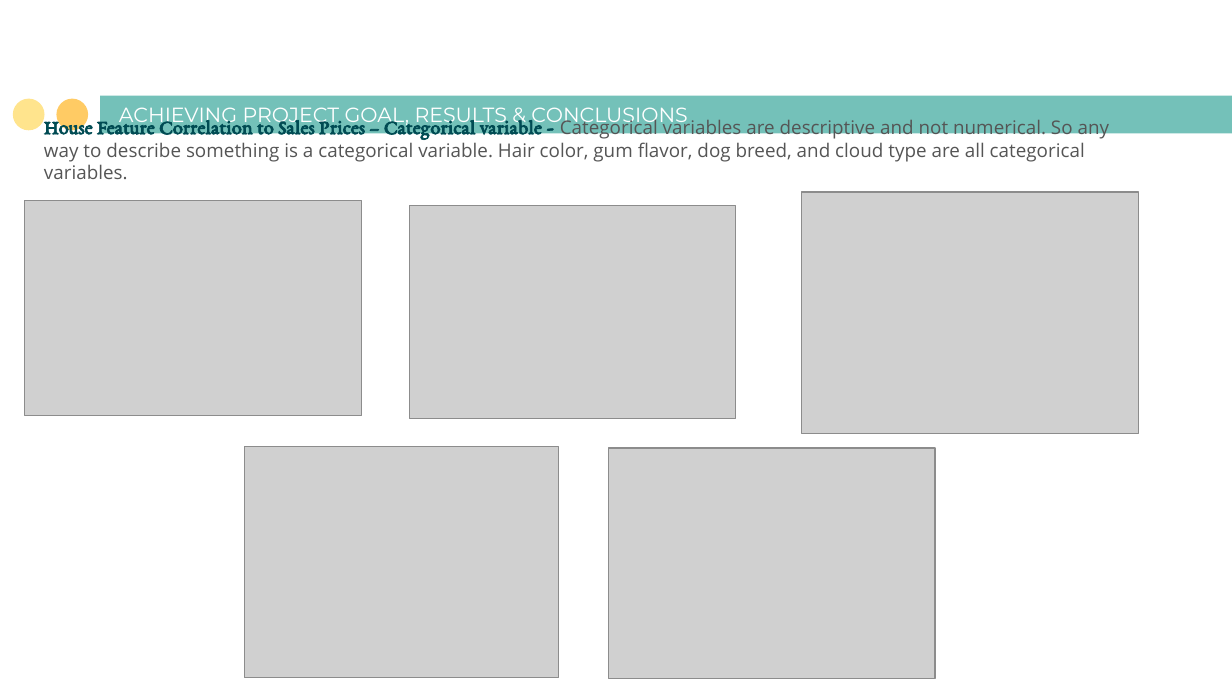
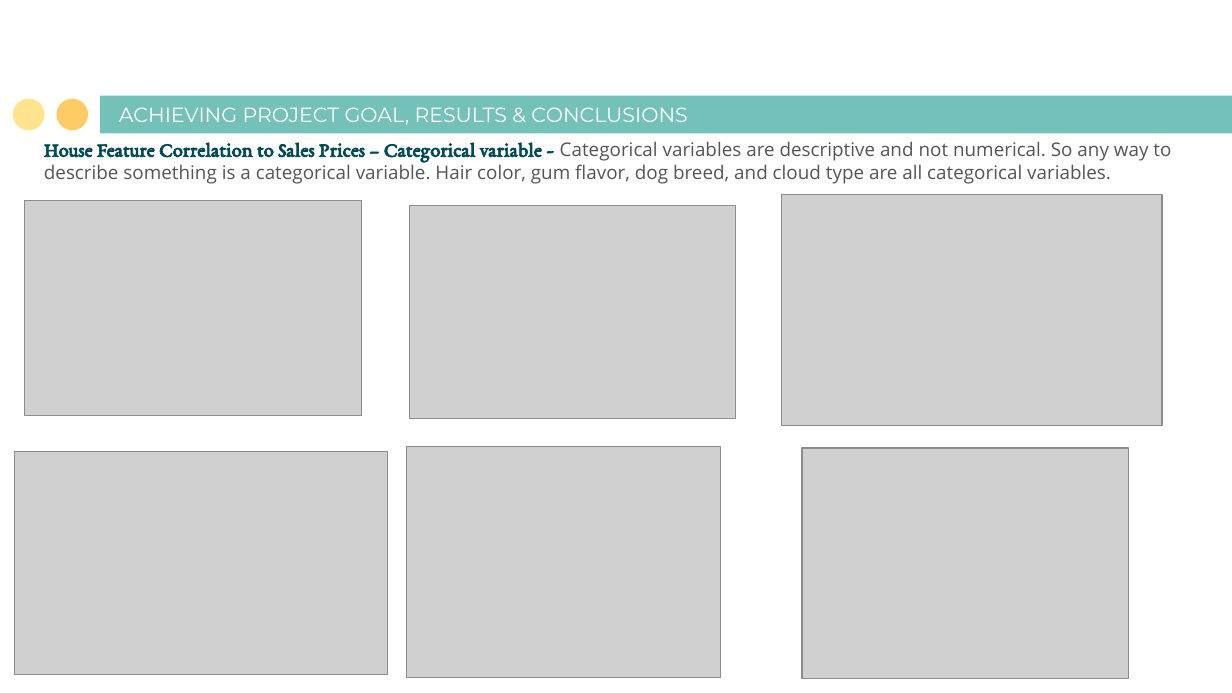
Before and after one commit to BrownTD/Final-Project, a slide deck: slide 12 of Group 2 Final Project House Price Prediction.pptx. Drawn at 1232x693 pixels with LibreOffice and Linux fonts; fonts in the diff are those of the drawing; grey boxes stand for pictures. Boxes give left, top, right and bottom in pixels: in the first picture for what was removed or moved away, otherwise in the second. Text is boxed around its words. In the diff, an @@ line names an element or a change of style, - is before the commit and + after.

```diff
--- a/Group 2 Final Project House Price Prediction.pptx
+++ b/Group 2 Final Project House Price Prediction.pptx
@@ text "House Feature Correlation to Sales ..." rewrapped from box(44, 116, 1110, 179) to box(44, 141, 1171, 184) @@
@@ picture: place and size @@
-picture at box(801, 192, 1138, 434)
+picture at box(781, 195, 1162, 425)
@@ picture: place and size @@
-picture at box(244, 447, 558, 679)
+picture at box(407, 447, 721, 679)
@@ picture: place and size @@
-picture at box(609, 448, 935, 679)
+picture at box(802, 448, 1129, 679)
@@ picture added at box(15, 451, 388, 674) @@
```
Also in this commit, not shown: 4 other slides changed.
